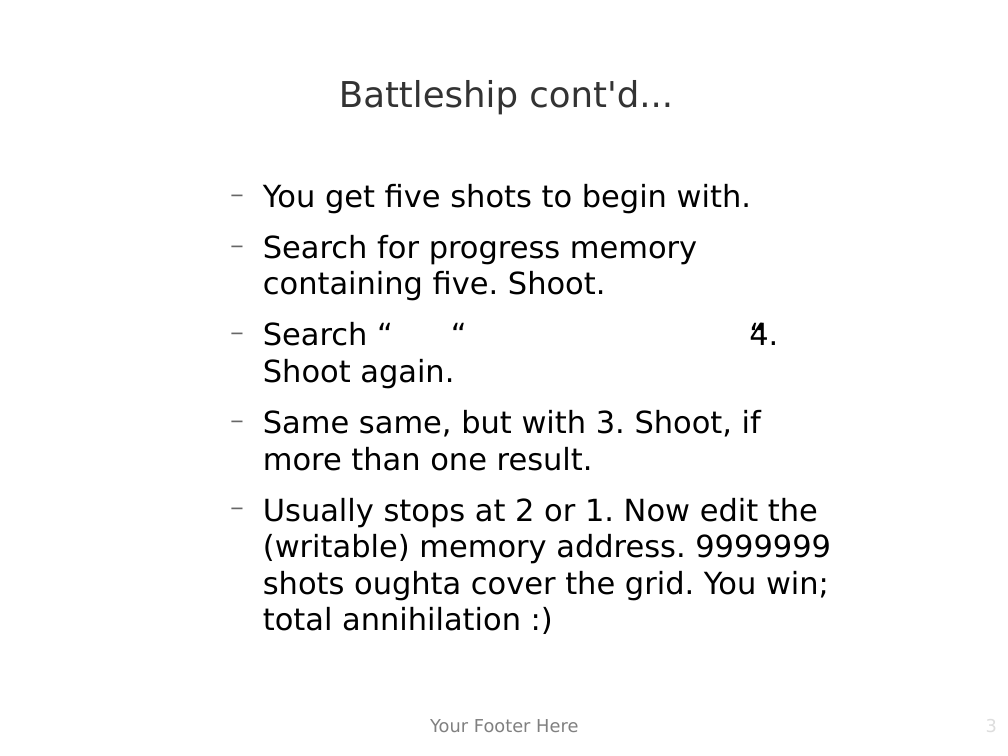
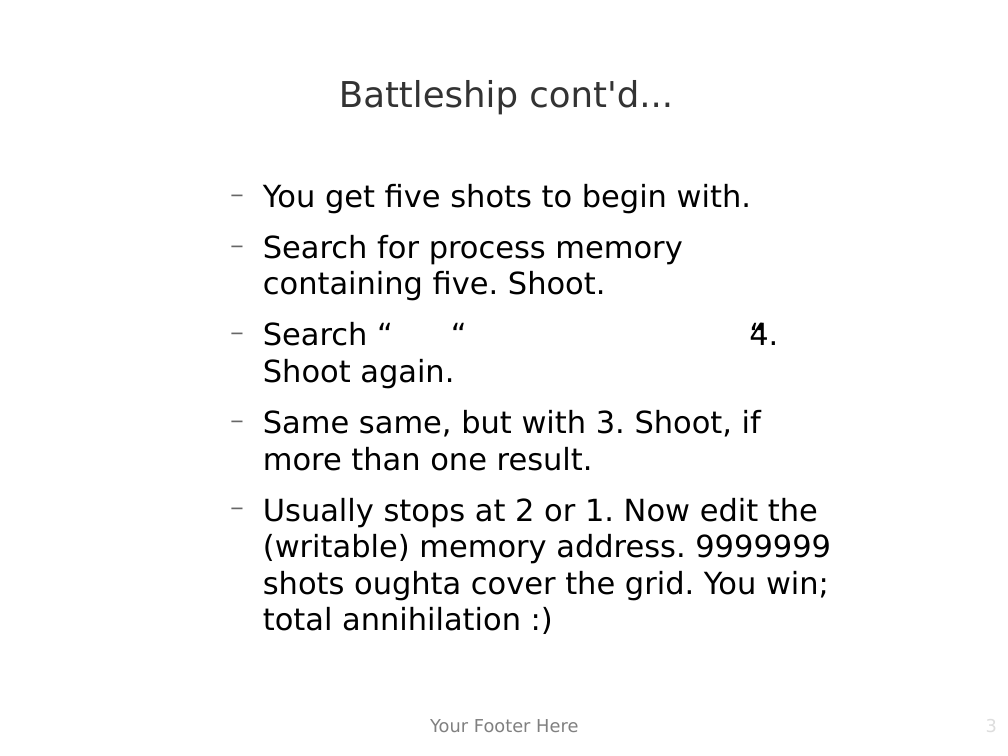
Before and after one commit to matiasw/disobey.fi-presentation, a slide deck: slide 3 of presis.odp. Drawn at 1008x756 pixels with LibreOffice and Linux fonts; fonts in the diff are those of the drawing; background and template pictures are left out. Boxes give left, top, right and bottom in pixels: in the first picture for what was removed or moved away, otherwise in the second. Text is boxed around its words. In the diff, an @@ line names an element or a change of style, - is before the commit and + after.

```diff
--- a/presis.odp
+++ b/presis.odp
@@ text at box(263, 234, 682, 301): text changed @@
-  − Search for progress memory containing five. Shoot.
+  − Search for process memory containing five. Shoot.
```
Also in this commit, not shown: 15 other slides changed, 1 slide removed.
